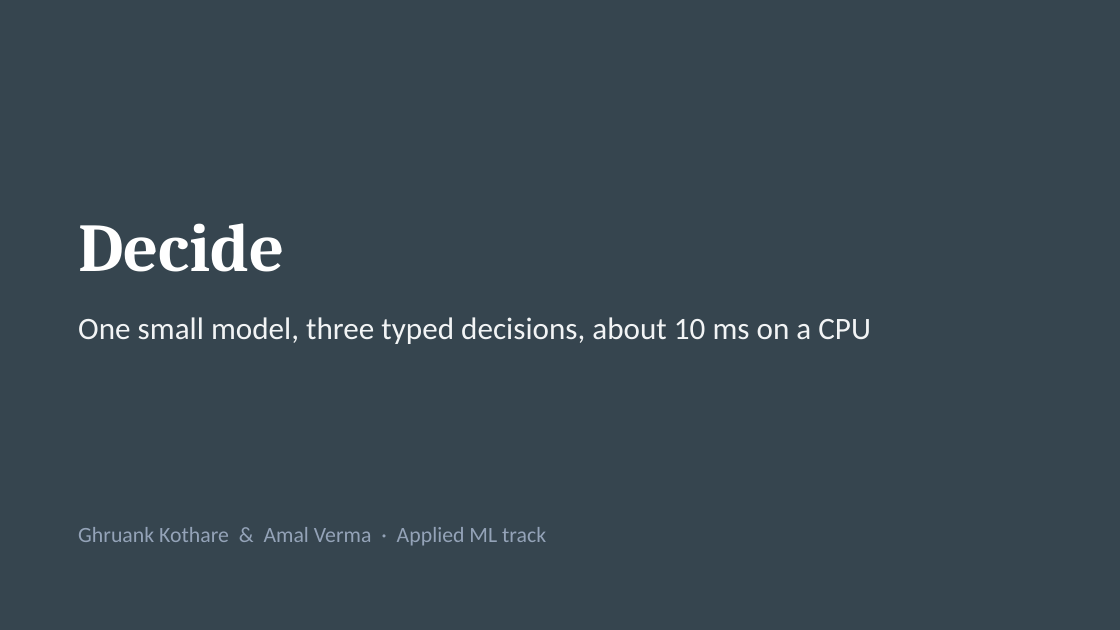
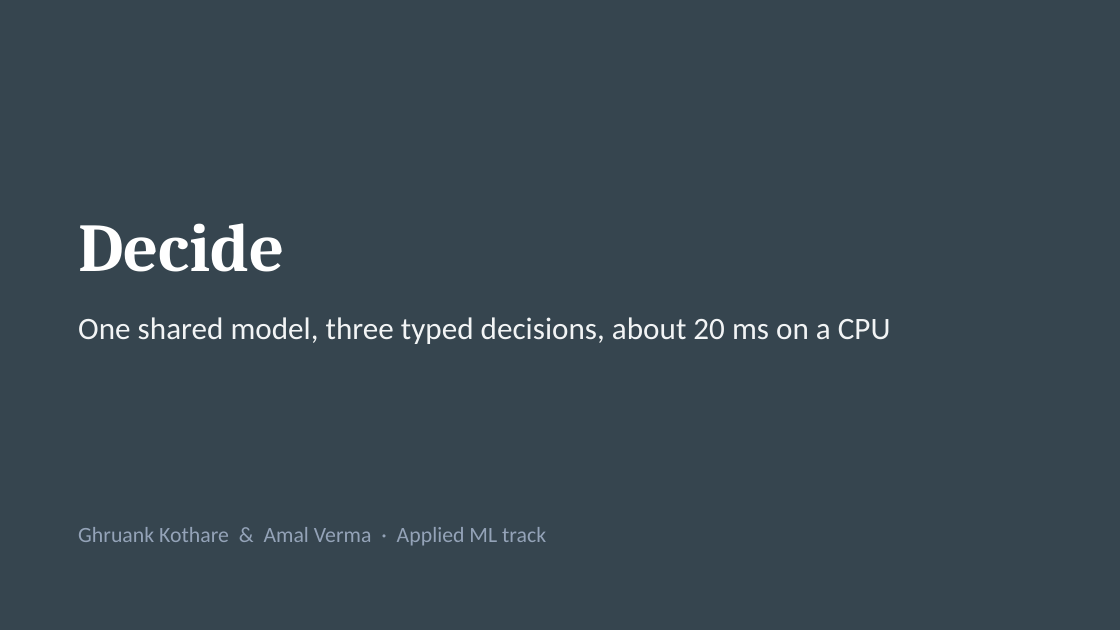
Before and after one commit to Amal-Verma/Jev-router-decide, a slide deck: slide 1 of docs/presentation/decide.pptx. Drawn at 1120x630 pixels with LibreOffice and Linux fonts; fonts in the diff are those of the drawing. Boxes give left, top, right and bottom in pixels: in the first picture for what was removed or moved away, otherwise in the second. Text is boxed around its words. In the diff, an @@ line names an element or a change of style, - is before the commit and + after.

```diff
--- a/docs/presentation/decide.pptx
+++ b/docs/presentation/decide.pptx
@@ text at box(78, 317, 891, 344): text changed @@
-One small model, three typed decisions, about 10 ms on a CPU
+One shared model, three typed decisions, about 20 ms on a CPU
```
Also in this commit, not shown: 6 other slides changed, 1 other file.
